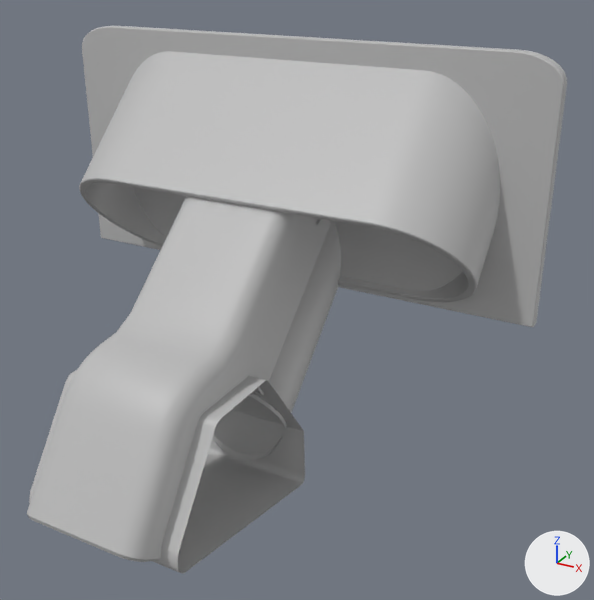
An edit to the FBX model Static Meshes/Hydraulics/Turbines/SM_Turbine_Wall_Attach.fbx, drawn before and after from the same camera.
Both versions are drawn from a camera (50 mm lens) standing at (0.716, -0.729, 1.217) and looking at (0.105, 0.38, 0.663). The lights are fixed; the arrows at lower right show +X, +Y and +Z. Objects named as collision shapes, trigger or cutter boxes, shadow casters or lower levels of detail are left out. Where no turn or scale is listed for an object, it has been applied to the vertices. Vertices at the same position are counted once.

Names of what the first picture shows: 'Turbines_Wall_Attach'.
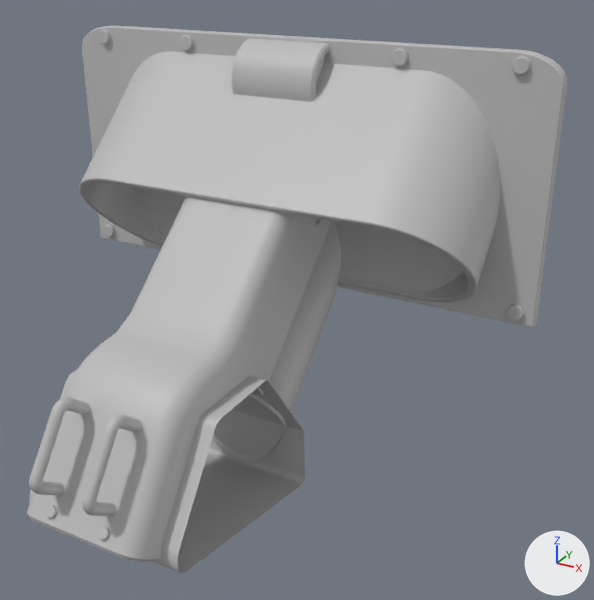
Boxes (x1, y1, x2, y2) around the edits, measured in the pictures (594 x 600 px):
```json
{"part": 1, "of": "me_mesh_002", "change": "added", "after": [29, 397, 142, 540]}
{"part": 2, "of": "me_mesh_002", "change": "added", "after": [98, 30, 531, 102]}
{"part": 3, "of": "me_mesh_002", "change": "added", "after": [104, 224, 115, 237]}
```

The change, as JSON lines over the scene's bpy script:
```json
{"block": "me_mesh_002", "where": "# used by ob_turbines_wall_attach; location = (0.0, 0.0, 0.0)"}
{"op": "remove", "block": "me_mesh_002", "code": "me_mesh_002.from_pydata(...)  # 916 vertices, 787 faces; spans x -0.464..0.464, y -0.073..0.769, z 0.326..1.064"}
{"op": "add", "block": "me_mesh_002", "code": "me_mesh_002.from_pydata(...)  # 1798 vertices, 1641 faces; spans x -0.464..0.464, y -0.092..0.769, z 0.326..1.064"}
{"block": "me_mesh_002", "change": "me_mesh_002 part 1: 498 vertices added at x -0.056..0.058, y -0.092..0.033, z 0.465..0.633"}
{"block": "me_mesh_002", "change": "me_mesh_002 part 2: 286 vertices added at x -0.413..0.413, y 0.479..0.547, z 0.967..1.06"}
{"block": "me_mesh_002", "change": "me_mesh_002 part 3: 49 vertices added at x -0.447..-0.421, y 0.53..0.54, z 0.637..0.663"}
```
